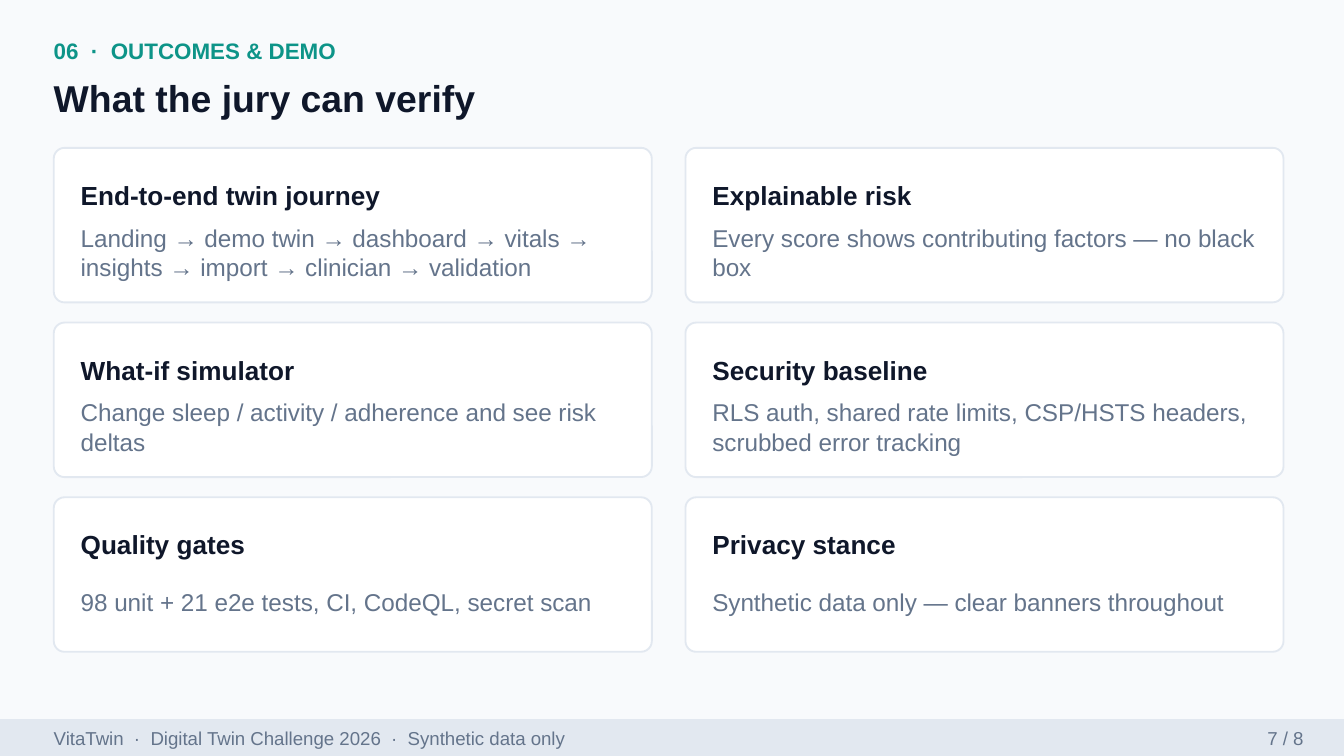
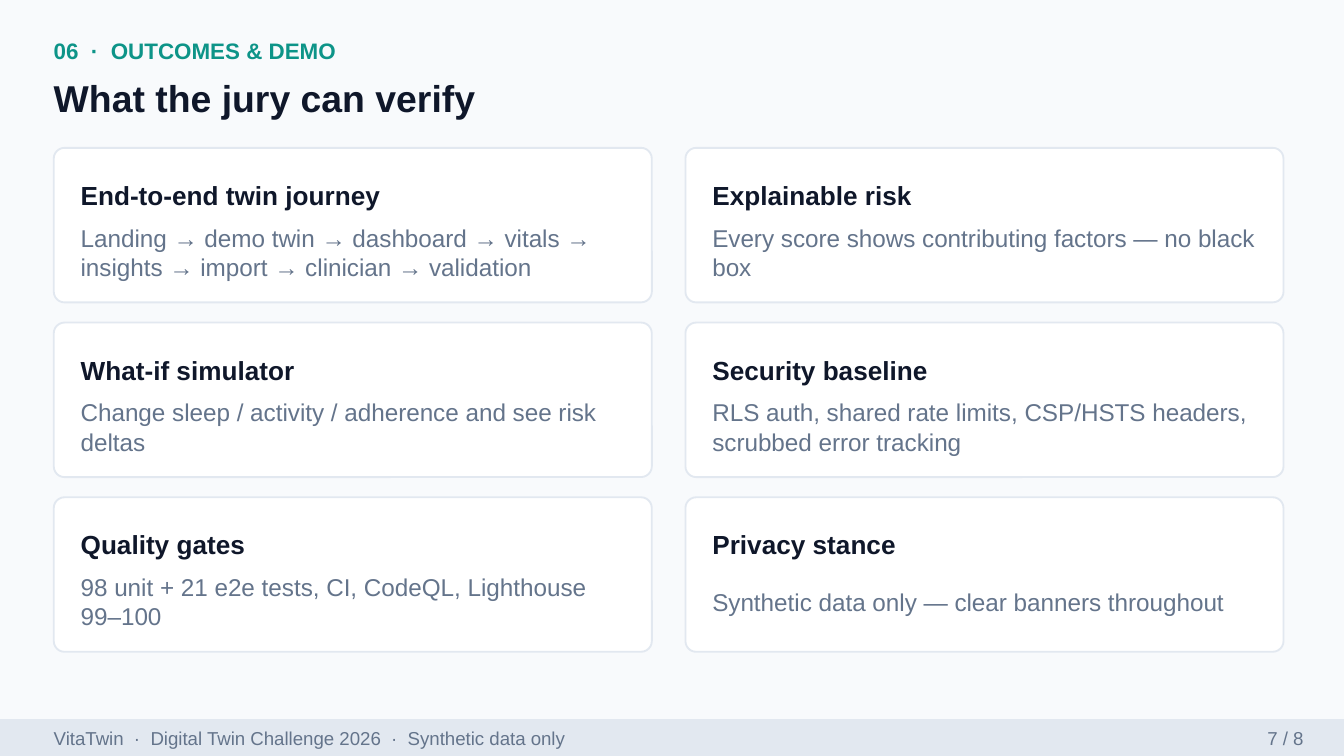
Before and after one commit to Pavan3030-pr/VitaTwin, a slide deck: slide 7 of docs/VitaTwin_Presentation.pptx. Drawn at 1344x756 pixels with LibreOffice and Linux fonts; fonts in the diff are those of the drawing. Boxes give left, top, right and bottom in pixels: in the first picture for what was removed or moved away, otherwise in the second. Text is boxed around its words. In the diff, an @@ line names an element or a change of style, - is before the commit and + after.

Commit message:
docs: update presentation with final scores

```diff
--- a/docs/VitaTwin_Presentation.pptx
+++ b/docs/VitaTwin_Presentation.pptx
@@ text at [81,578,587,625]: text changed @@
-98 unit + 21 e2e tests, CI, CodeQL, secret scan
+98 unit + 21 e2e tests, CI, CodeQL, Lighthouse 99–100
```
